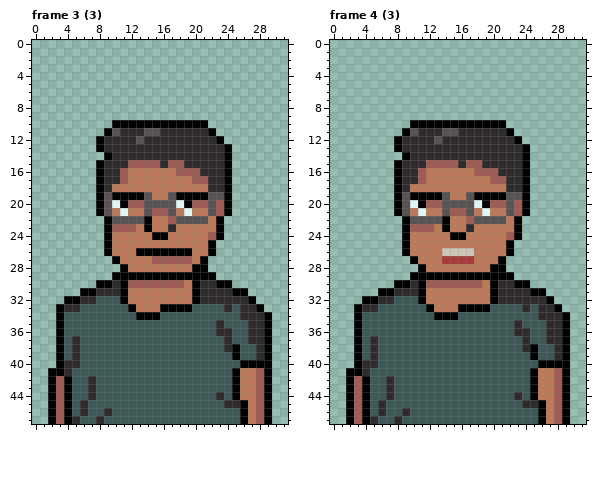
Pixel-art file, stored at res/ase/customers.aseprite. The picture above is the old version.
32x48 pixels, 18 frames. Shown: frame 3 (3), frame 4 (3). The commit also changed other frames, which this record leaves out.
Once edited:
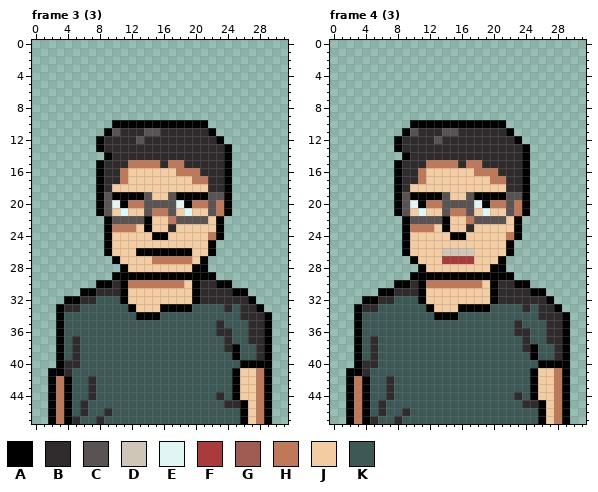
Palette (. is transparent): A #000000  B #302c2e  C #5a5353  D #cfc6b8  E #dff6f5  F #a93b3b  G #a05b53  H #bf7958  J #f4cca1  K #3c5956
What changed:
--- frame 3 (3), layer "Base layer"
@@ x 8..25 @@
 14 .ABBBBBBBBBBBBBBA.
-15 ABBBGGGGBGGBBBBBA.
-16 ABBGHHHHHHGGGBBBA.
-17 ABBGHHHHHHHHGGBBA.
-18 ABHHHHHHHHHHHHBBA.
-19 ACAAAACHHCAAAACCA.
-20 ACEAGGCCCCEAGGCGA.
-21 ACHEHHCGGCHEHHCGA.
-22 .ACCCCAHHGCCCCHA..
-23 .AGGGHAHHBHHHHHA..
-24 .AHHHHHAAHHHHHGA..
-25 .AHHHHHHHHHHHHA...
-26 .AHHHAAAAAAAHHA...
-27 ..AHHHHGGGGGHA....
-28 ...AHHHHHHHHAA....
+15 ABBBHHHHBHHBBBBBA.
+16 ABBHJJJJJJHHHBBBA.
+17 ABBHJJJJJJJJHHBBA.
+18 ABJJJJJJJJJJJJBBA.
+19 ACAAAACJJCAAAACCA.
+20 ACEAHHCCCCEAHHCHA.
+21 ACJEJJCHHCJEJJCHA.
+22 .ACCCCAJJHCCCCJA..
+23 .AHHHJAJJBJJJJJA..
+24 .AJJJJJAAJJJJJHA..
+25 .AJJJJJJJJJJJJA...
+26 .AJJJAAAAAAAJJA...
+27 ..AJJJJHHHHHJA....
+28 ...AJJJJJJJJAA....
 29 ..AAAAAAAAAAAAA...
-30 AABAGGGGGGGHABBAA.
-31 BBBAHHHHHHHHABBBBA
-32 KKKAHHHHHHHHABBBBB
-33 KKKKAHHHAAAAKKKKBK
+30 AABAHHHHHHHJABBAA.
+31 BBBAJJJJJJJJABBBBA
+32 KKKAJJJJJJJJABBBBB
+33 KKKKAJJJAAAAKKKKBK
 34 KKKKKAAAKKKKKKKKKK
@@ x 0..31 @@
 40 ...ABBKKKKKKKKKKKKKKKKKKKKAAAA..
-41 ..AABKKKKKKKKKKKKKKKKKKKKAHHGA..
-42 ..AGAKKBKKKKKKKKKKKKKKKKKAHHGA..
-43 ..AGAKKBKKKKKKKKKKKKKKKKKAHHGA..
-44 ..AGAKKBKKKKKKKKKKKKKKKBKAHHGA..
-45 ..AGAKBKKKKKKKKKKKKKKKKKBBAHGA..
-46 ..AGAKBKKBKKKKKKKKKKKKKKKKAHGA..
-47 ..AGABKKBKKKKKKKKKKKKKKKKKAHGA..
+41 ..AABKKKKKKKKKKKKKKKKKKKKAJJHA..
+42 ..AHAKKBKKKKKKKKKKKKKKKKKAJJHA..
+43 ..AHAKKBKKKKKKKKKKKKKKKKKAJJHA..
+44 ..AHAKKBKKKKKKKKKKKKKKKBKAJJHA..
+45 ..AHAKBKKKKKKKKKKKKKKKKKBBAJHA..
+46 ..AHAKBKKBKKKKKKKKKKKKKKKKAJHA..
+47 ..AHABKKBKKKKKKKKKKKKKKKKKAJHA..
--- frame 4 (3), layer "Base layer"
@@ x 8..25 @@
 14 .ABBBBBBBBBBBBBBA.
-15 ABBBGGGGBGGBBBBBA.
-16 ABBGHHHHHHGGGBBBA.
-17 ABBGHHHHHHHHGGBBA.
-18 ABHHHHHHHHHHHHBBA.
-19 ACAAAACHHCAAAACCA.
-20 ACEAGGCCCCEAGGCGA.
-21 ACHEHHCGGCHEHHCGA.
-22 .ACCCCAHHGCCCCHA..
-23 .AGGGHAHHBHHHHHA..
-24 .AHHHHHAAHHHHHGA..
-25 .AHHHHHHHHHHHHA...
-26 .AHHHHDDDDHHHHA...
-27 ..AHHHFFFFHHHA....
-28 ...AHHHHHHHHAA....
+15 ABBBHHHHBHHBBBBBA.
+16 ABBHJJJJJJHHHBBBA.
+17 ABBHJJJJJJJJHHBBA.
+18 ABJJJJJJJJJJJJBBA.
+19 ACAAAACJJCAAAACCA.
+20 ACEAHHCCCCEAHHCHA.
+21 ACJEJJCHHCJEJJCHA.
+22 .ACCCCAJJHCCCCJA..
+23 .AHHHJAJJBJJJJJA..
+24 .AJJJJJAAJJJJJHA..
+25 .AJJJJJJJJJJJJA...
+26 .AJJJJDDDDJJJJA...
+27 ..AJJJFFFFJJJA....
+28 ...AJJJJJJJJAA....
 29 ..AAAAAAAAAAAAA...
-30 AABAGGGGGGGHABBAA.
-31 BBBAHHHHHHHHABBBBA
-32 KKKAHHHHHHHHABBBBB
-33 KKKKAHHHAAAAKKKKBK
+30 AABAHHHHHHHJABBAA.
+31 BBBAJJJJJJJJABBBBA
+32 KKKAJJJJJJJJABBBBB
+33 KKKKAJJJAAAAKKKKBK
 34 KKKKKAAAKKKKKKKKKK
@@ x 0..31 @@
 40 ...ABBKKKKKKKKKKKKKKKKKKKKAAAA..
-41 ..AABKKKKKKKKKKKKKKKKKKKKAHHGA..
-42 ..AGAKKBKKKKKKKKKKKKKKKKKAHHGA..
-43 ..AGAKKBKKKKKKKKKKKKKKKKKAHHGA..
-44 ..AGAKKBKKKKKKKKKKKKKKKBKAHHGA..
-45 ..AGAKBKKKKKKKKKKKKKKKKKBBAHGA..
-46 ..AGAKBKKBKKKKKKKKKKKKKKKKAHGA..
-47 ..AGABKKBKKKKKKKKKKKKKKKKKAHGA..
+41 ..AABKKKKKKKKKKKKKKKKKKKKAJJHA..
+42 ..AHAKKBKKKKKKKKKKKKKKKKKAJJHA..
+43 ..AHAKKBKKKKKKKKKKKKKKKKKAJJHA..
+44 ..AHAKKBKKKKKKKKKKKKKKKBKAJJHA..
+45 ..AHAKBKKKKKKKKKKKKKKKKKBBAJHA..
+46 ..AHAKBKKBKKKKKKKKKKKKKKKKAJHA..
+47 ..AHABKKBKKKKKKKKKKKKKKKKKAJHA..
